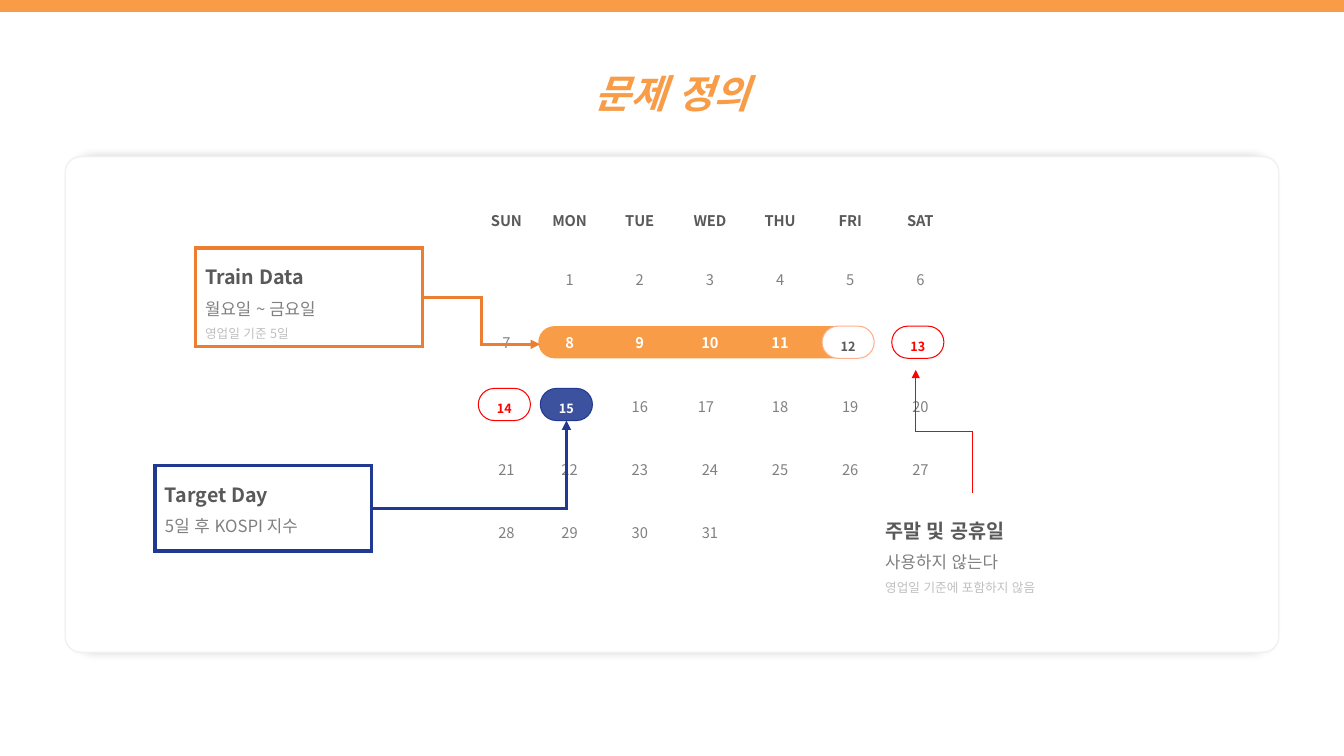
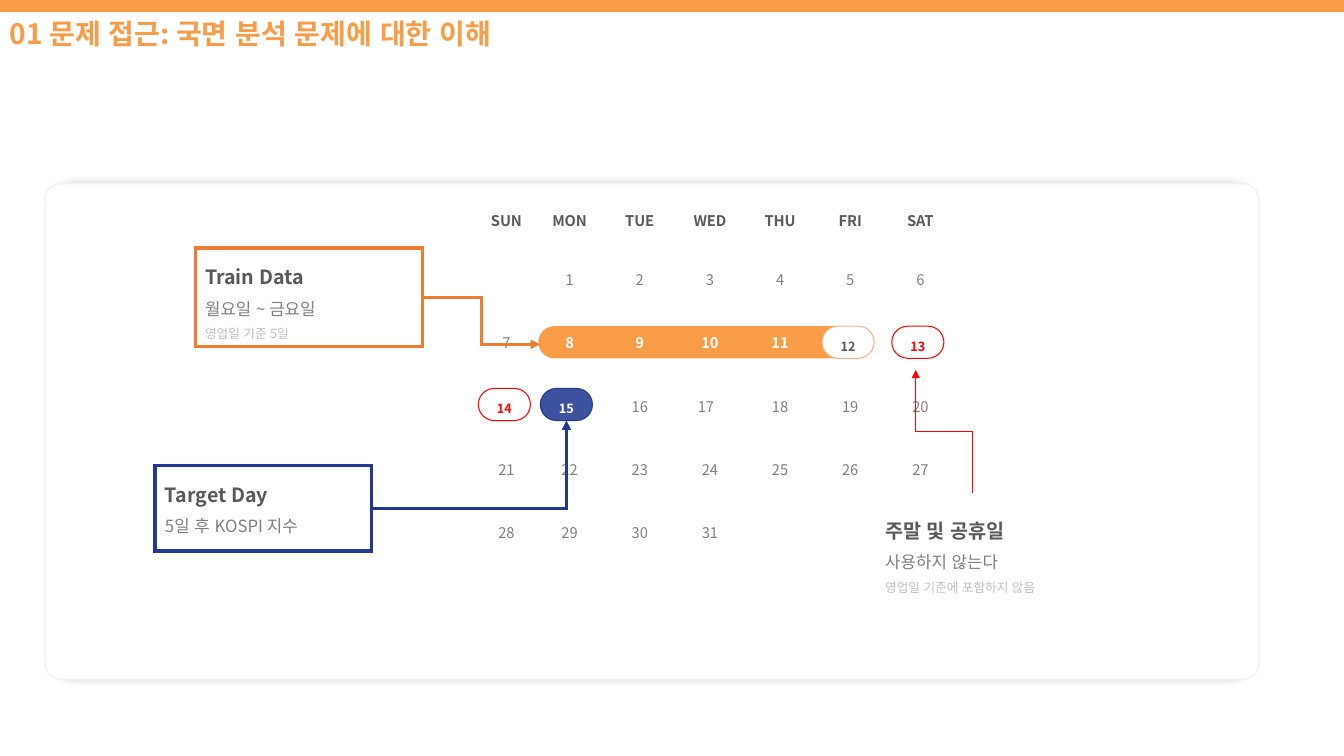
Before and after one commit to bokhak/KOSPI, a slide deck: slide 7 of 정리중_JH/sample4.pptx (slide 5 before the commit). Drawn at 1344x756 pixels with LibreOffice and Linux fonts; fonts in the diff are those of the drawing. Boxes give left, top, right and bottom in pixels: in the first picture for what was removed or moved away, otherwise in the second. Text is boxed around its words. In the diff, an @@ line names an element or a change of style, - is before the commit and + after.

```diff
--- a/정리중_JH/sample4.pptx
+++ b/정리중_JH/sample4.pptx
@@ text at [10, 20, 492, 47]: text changed; size 28 to 20 pt; italic off @@
-문제 정의
+01 문제 접근: 국면 분석 문제에 대한 이해
@@ rounded rectangle: place and size @@
-rounded rectangle at [66, 156, 1279, 652]
+rounded rectangle at [45, 184, 1259, 680]
```
Also in this commit, not shown: 3 other slides changed, 7 slides added.
